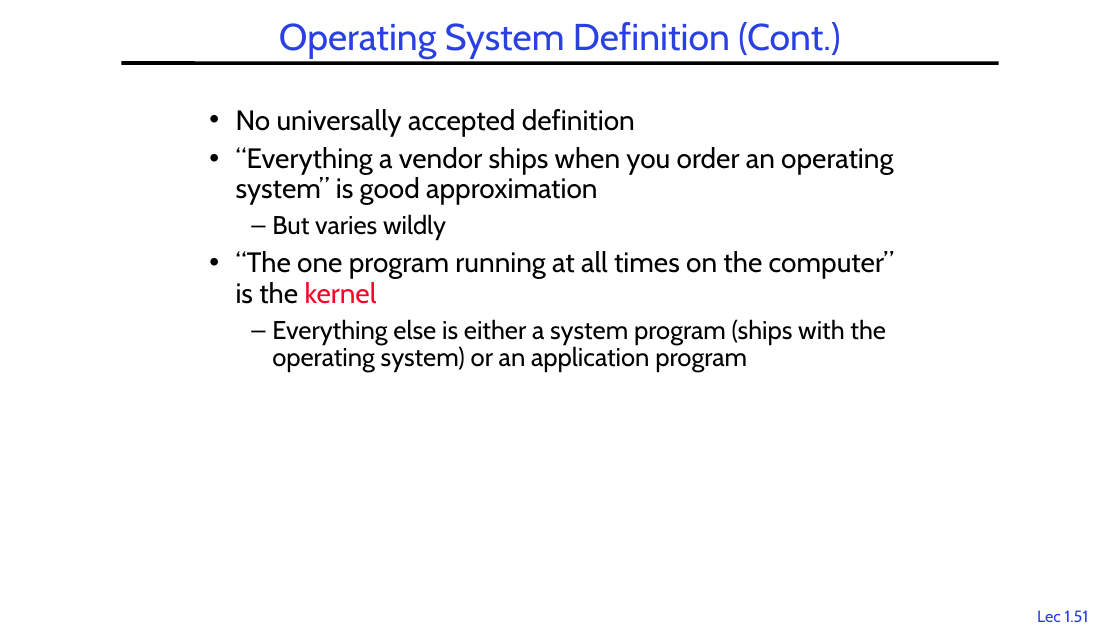
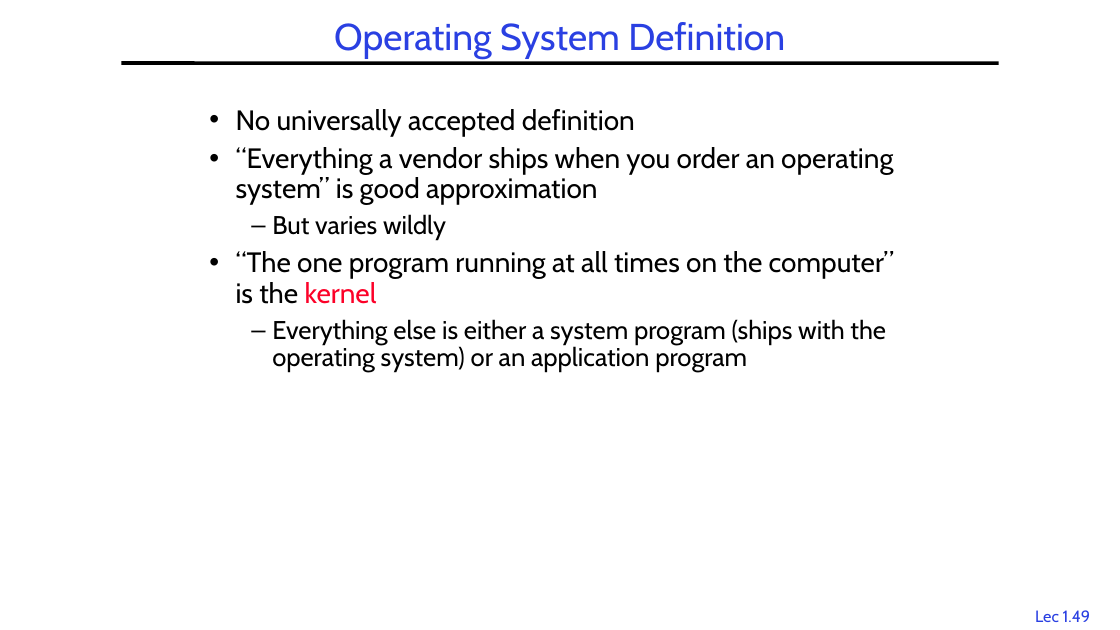
Before and after one commit to guhofstra/CSC112Fa26, a slide deck: slide 49 of PPTs/L1 What is OS.pptx (slide 51 before the commit). Drawn at 1120x630 pixels with LibreOffice and Linux fonts; fonts in the diff are those of the drawing. Boxes give left, top, right and bottom in pixels: in the first picture for what was removed or moved away, otherwise in the second. Text is boxed around its words. In the diff, an @@ line names an element or a change of style, - is before the commit and + after.

```diff
--- a/PPTs/L1 What is OS.pptx
+++ b/PPTs/L1 What is OS.pptx
@@ title at (334,22,785,59): text changed @@
-Operating System Definition (Cont.)
+Operating System Definition
@@ page number at (1035,610,1091,622): text changed @@
-Lec 1.51
+Lec 1.49
```
Also in this commit, not shown: 2 slides removed, 7 other files.
